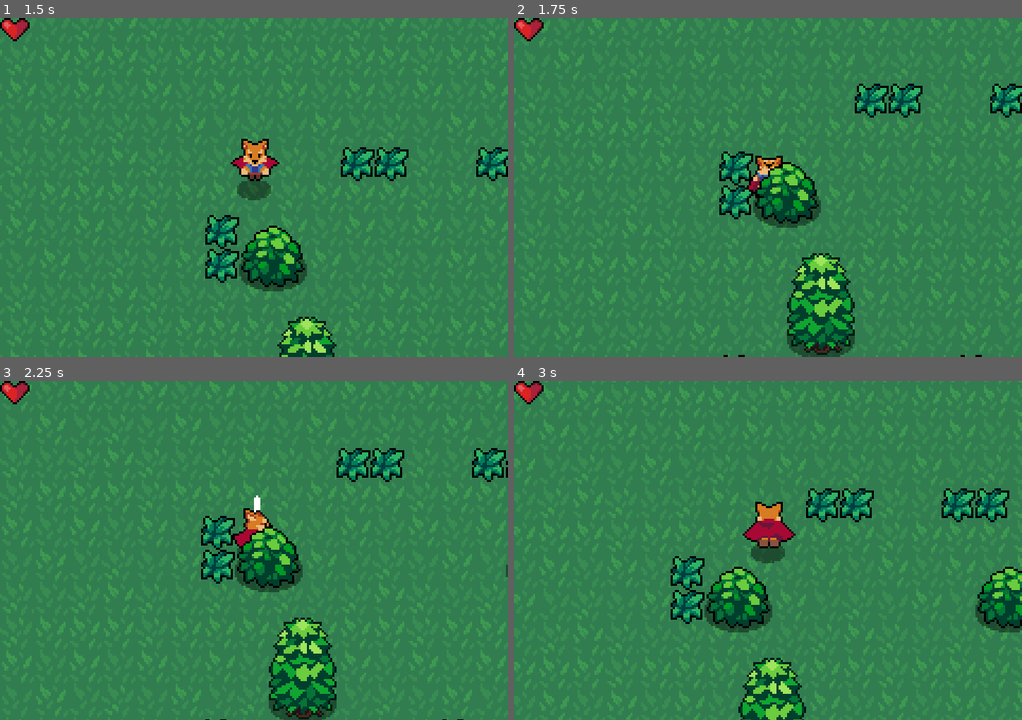
Above: before the commit, frames 1-4 (two rows, left to right).
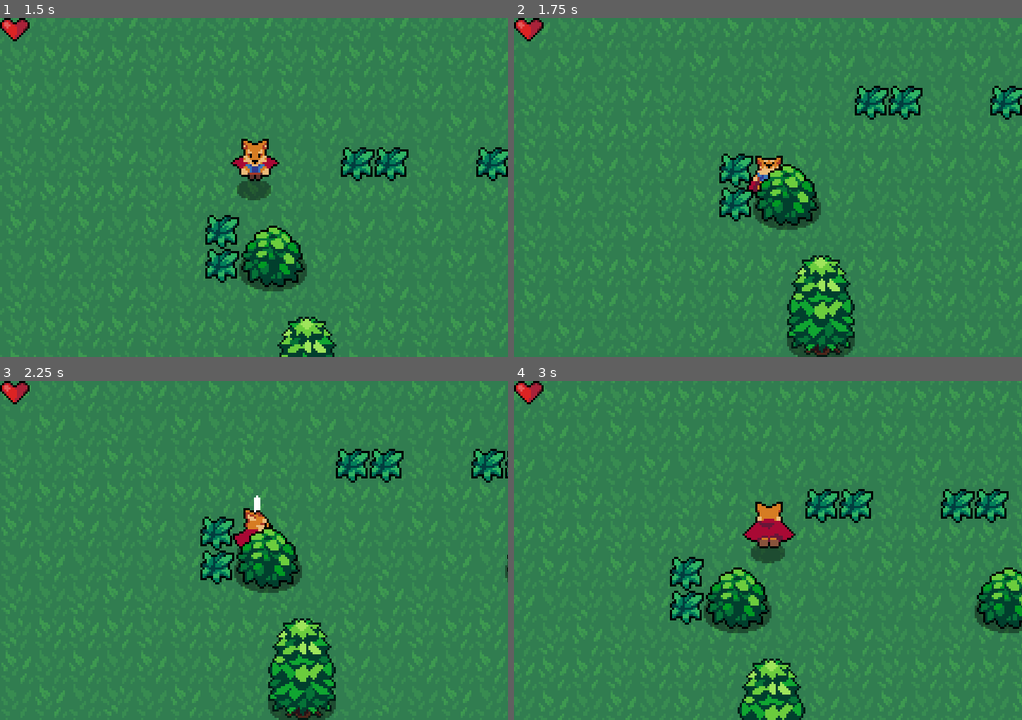
Above: after the commit, the same moments.

Repository: starkindustries/godot-tutorial
Game: Godot game, scene res://World.tscn
Same seed, same stepped clock (60 frames per second), same inputs: the game is played once before the commit and once after it.
Inputs (mouse positions are in pixels of both pictures, inside the frame that each line leads up to):
- Up to frame 1 (1.5 s): tap Enter at 0.5 s; move the mouse to (365, 170) at 0.52 s; hold D (ui_right) 0.53-1.28 s; click (365, 170) at 0.6 s; move the mouse to (152, 204) at 1.27 s; hold S (ui_down) from 1.28 s (still down); tap Space (roll) at 1.35 s
- Up to frame 2 (1.75 s): keep holding S (ui_down)
- Up to frame 3 (2.25 s): move the mouse to (304, 475) at 2.02 s; release S (ui_down) at 2.03 s; hold D (ui_right) from 2.03 s (still down); click (304, 475) at 2.1 s
- Up to frame 4 (3 s): move the mouse to (742, 618) at 2.77 s; release D (ui_right) at 2.78 s; hold W (ui_up) from 2.78 s (still down); tap Space (roll) at 2.85 s

Frame 1 is identical in both runs. In frame 2, 8.0% of the frame differs, in the area x 0-100%, y 0-100%; in frame 3, 5.3%; in frame 4, 5.7%.

Commit message:
Player and bat now collide with each other using HurtBox2 (created for troubleshooting collision bug). Need to port functionality from HurtBox to HurtBox2 and need to clean-up player and bat scenes.

Diff:
--- a/Enemies/Bat.tscn
+++ b/Enemies/Bat.tscn
@@ -1,15 +1,16 @@
-[gd_scene load_steps=26 format=3 uid="uid://bgnqa34558c1b"]
+[gd_scene load_steps=28 format=3 uid="uid://bgnqa34558c1b"]
 
 [ext_resource type="Texture2D" uid="uid://xlr5prxojd63" path="res://Enemies/Bat.png" id="1"]
 [ext_resource type="Texture2D" uid="uid://7lo7dpqe5sdm" path="res://Shadows/SmallShadow.png" id="2"]
-[ext_resource type="PackedScene" path="res://HitBoxes/HurtBox.tscn" id="3"]
+[ext_resource type="PackedScene" uid="uid://ca62r1f2qhpqb" path="res://HitBoxes/HurtBox.tscn" id="3"]
 [ext_resource type="Script" path="res://Enemies/Bat.gd" id="4"]
 [ext_resource type="PackedScene" path="res://Enemies/Stats.tscn" id="5"]
-[ext_resource type="PackedScene" path="res://Enemies/PlayerDetectionZone.tscn" id="6"]
-[ext_resource type="PackedScene" path="res://HitBoxes/HitBox.tscn" id="7"]
+[ext_resource type="PackedScene" uid="uid://y6et1tx1mjg3" path="res://Enemies/PlayerDetectionZone.tscn" id="6"]
+[ext_resource type="PackedScene" uid="uid://c300vv1lhylex" path="res://HitBoxes/HitBox.tscn" id="7"]
 [ext_resource type="PackedScene" path="res://HitBoxes/SoftCollision.tscn" id="8"]
 [ext_resource type="PackedScene" path="res://Enemies/WanderController.tscn" id="9"]
 [ext_resource type="Shader" path="res://WhiteColor.gdshader" id="10"]
+[ext_resource type="PackedScene" uid="uid://cppgfj756qldr" path="res://HitBoxes/HurtBox2.tscn" id="11_oglj2"]
 
 [sub_resource type="ShaderMaterial" id="14"]
 resource_local_to_scene = true
@@ -48,8 +49,8 @@
 radius = 4.0
 
 [sub_resource type="CapsuleShape2D" id="8"]
-radius = 3.0
-height = 6.0
+radius = 7.0
+height = 18.0
 
 [sub_resource type="CircleShape2D" id="9"]
 radius = 70.0071
@@ -98,6 +99,8 @@
 "Stop": SubResource("13")
 }
 
+[sub_resource type="CircleShape2D" id="CircleShape2D_h0i7r"]
+
 [node name="Bat" type="CharacterBody2D"]
 collision_layer = 16
 script = ExtResource("4")
@@ -113,11 +116,9 @@
 texture = ExtResource("2")
 
 [node name="CollisionShape2D" type="CollisionShape2D" parent="."]
-visible = false
 shape = SubResource("7")
 
 [node name="HurtBox" parent="." instance=ExtResource("3")]
-visible = false
 collision_layer = 8
 
 [node name="CollisionShape2D" parent="HurtBox" index="0"]
@@ -153,6 +154,11 @@
 "": SubResource("AnimationLibrary_7t8nl")
 }
 
+[node name="HurtBox2" parent="." instance=ExtResource("11_oglj2")]
+
+[node name="CollisionShape2D" parent="HurtBox2" index="0"]
+shape = SubResource("CircleShape2D_h0i7r")
+
 [connection signal="area_entered" from="HurtBox" to="." method="_on_HurtBox_area_entered"]
 [connection signal="invincibility_ended" from="HurtBox" to="." method="_on_HurtBox_invincibility_ended"]
 [connection signal="invincibility_started" from="HurtBox" to="." method="_on_HurtBox_invincibility_started"]
@@ -162,3 +168,4 @@
 [editable path="PlayerDetectionZone"]
 [editable path="HitBox"]
 [editable path="SoftCollision"]
+[editable path="HurtBox2"]
--- a/Enemies/PlayerDetectionZone.tscn
+++ b/Enemies/PlayerDetectionZone.tscn
@@ -1,12 +1,13 @@
-[gd_scene load_steps=2 format=2]
+[gd_scene load_steps=2 format=3 uid="uid://y6et1tx1mjg3"]
 
-[ext_resource path="res://Enemies/PlayerDetectionZone.gd" type="Script" id=1]
+[ext_resource type="Script" path="res://Enemies/PlayerDetectionZone.gd" id="1"]
 
 [node name="PlayerDetectionZone" type="Area2D"]
 collision_layer = 0
 collision_mask = 2
-script = ExtResource( 1 )
+script = ExtResource("1")
 
 [node name="CollisionShape2D" type="CollisionShape2D" parent="."]
+
 [connection signal="body_entered" from="." to="." method="_on_PlayerDetectionZone_body_entered"]
 [connection signal="body_exited" from="." to="." method="_on_PlayerDetectionZone_body_exited"]
--- a/HitBoxes/HitBox.tscn
+++ b/HitBoxes/HitBox.tscn
@@ -1,10 +1,10 @@
-[gd_scene load_steps=2 format=2]
+[gd_scene load_steps=2 format=3 uid="uid://c300vv1lhylex"]
 
-[ext_resource path="res://HitBoxes/HitBox.gd" type="Script" id=1]
+[ext_resource type="Script" path="res://HitBoxes/HitBox.gd" id="1"]
 
 [node name="HitBox" type="Area2D"]
 collision_layer = 0
 collision_mask = 0
-script = ExtResource( 1 )
+script = ExtResource("1")
 
 [node name="CollisionShape2D" type="CollisionShape2D" parent="."]
--- a/HitBoxes/HurtBox.tscn
+++ b/HitBoxes/HurtBox.tscn
@@ -1,15 +1,16 @@
-[gd_scene load_steps=2 format=2]
+[gd_scene load_steps=2 format=3 uid="uid://ca62r1f2qhpqb"]
 
-[ext_resource path="res://HitBoxes/HurtBox.gd" type="Script" id=1]
+[ext_resource type="Script" path="res://HitBoxes/HurtBox.gd" id="1"]
 
 [node name="HurtBox" type="Area2D"]
 collision_layer = 0
 collision_mask = 0
-script = ExtResource( 1 )
+script = ExtResource("1")
 
 [node name="CollisionShape2D" type="CollisionShape2D" parent="."]
 
 [node name="Timer" type="Timer" parent="."]
+
 [connection signal="invincibility_ended" from="." to="." method="_on_HurtBox_invincibility_ended"]
 [connection signal="invincibility_started" from="." to="." method="_on_HurtBox_invincibility_started"]
 [connection signal="timeout" from="Timer" to="." method="_on_Timer_timeout"]
--- /dev/null
+++ b/HitBoxes/HurtBox2.gd
@@ -0,0 +1,28 @@
+extends Area2D
+
+const HitEffect = preload("res://Effects/HitEffect.tscn")
+
+signal invincibility_started
+signal invincibility_ended
+
+@onready var timer = $Timer
+@onready var collisionShape = $CollisionShape2D
+
+func start_invincibility(duration):
+	emit_signal("invincibility_started")
+	timer.start(duration)
+
+func create_hit_effect():
+	var effect = HitEffect.instance()
+	var main = get_tree().current_scene
+	main.add_child(effect)
+	effect.global_position = global_position
+
+func _on_Timer_timeout():
+	emit_signal("invincibility_ended")
+
+func _on_HurtBox_invincibility_started():
+	collisionShape.set_deferred("disabled", true)
+
+func _on_HurtBox_invincibility_ended():
+	collisionShape.set_deferred("disabled", false)
--- /dev/null
+++ b/HitBoxes/HurtBox2.tscn
@@ -0,0 +1,12 @@
+[gd_scene load_steps=2 format=3 uid="uid://cppgfj756qldr"]
+
+[ext_resource type="Script" path="res://HitBoxes/HurtBox2.gd" id="1_cj0a2"]
+
+[node name="HurtBox2" type="Area2D"]
+script = ExtResource("1_cj0a2")
+
+[node name="CollisionShape2D" type="CollisionShape2D" parent="."]
+
+[node name="Timer" type="Timer" parent="."]
+
+[connection signal="timeout" from="Timer" to="." method="_on_Timer_timeout"]
--- a/Player/Player.gd
+++ b/Player/Player.gd
@@ -97,6 +97,7 @@
 	state = MOVE
 
 func _on_HurtBox_area_entered(area):
+	print("TEST _on_HurtBox_area_entered")
 	stats.health -= area.damage
 	hurtbox.start_invincibility(.6)
 	hurtbox.create_hit_effect()
@@ -109,3 +110,16 @@
 
 func _on_HurtBox_invincibility_ended():
 	blinkAnimationPlayer.play("Stop")
+
+
+func _on_hurt_box_2_area_entered(area):
+	print("TEST _on_hurt_box_2_area_entered")
+#	stats.health -= area.damage
+#	hurtbox.start_invincibility(.6)
+#	hurtbox.create_hit_effect()
+#	var playerHurtSound = PlayerHurtSound.instance()
+#	get_tree().current_scene.add_child(playerHurtSound)
+
+
+func _on_hurt_box_3_area_entered(area):
+	print("TEST _on_hurt_box_3_area_entered")
--- a/Player/Player.tscn
+++ b/Player/Player.tscn
@@ -1,14 +1,16 @@
-[gd_scene load_steps=62 format=3 uid="uid://c02gkmf17lav0"]
+[gd_scene load_steps=65 format=3 uid="uid://c02gkmf17lav0"]
 
 [ext_resource type="Script" path="res://Player/Player.gd" id="1"]
 [ext_resource type="Texture2D" uid="uid://dnsi2mdtnkxuk" path="res://Player/Player.png" id="2"]
-[ext_resource type="PackedScene" path="res://HitBoxes/HitBox.tscn" id="3"]
+[ext_resource type="PackedScene" uid="uid://c300vv1lhylex" path="res://HitBoxes/HitBox.tscn" id="3"]
 [ext_resource type="Script" path="res://Player/SwordHitBox.gd" id="4"]
-[ext_resource type="PackedScene" path="res://HitBoxes/HurtBox.tscn" id="5"]
+[ext_resource type="PackedScene" uid="uid://ca62r1f2qhpqb" path="res://HitBoxes/HurtBox.tscn" id="5"]
 [ext_resource type="Texture2D" uid="uid://d15b4ynss6437" path="res://Shadows/MediumShadow.png" id="6"]
 [ext_resource type="AudioStream" uid="uid://6ctchcy8qmx1" path="res://Music and Sounds/Swipe.wav" id="7"]
 [ext_resource type="AudioStream" uid="uid://i7op2hjipbty" path="res://Music and Sounds/Evade.wav" id="8"]
 [ext_resource type="Shader" path="res://WhiteColor.gdshader" id="9"]
+[ext_resource type="PackedScene" uid="uid://cppgfj756qldr" path="res://HitBoxes/HurtBox2.tscn" id="10_if653"]
+[ext_resource type="PackedScene" uid="uid://b6hqr83edsapo" path="res://hurt_box_3.tscn" id="11_6csuh"]
 
 [sub_resource type="ShaderMaterial" id="48"]
 shader = ExtResource("9")
@@ -16,7 +18,7 @@
 
 [sub_resource type="CapsuleShape2D" id="1"]
 radius = 2.0
-height = 4.0
+height = 10.0
 
 [sub_resource type="Animation" id="2"]
 resource_name = "AttackDown"
@@ -740,8 +742,8 @@
 radius = 16.0
 
 [sub_resource type="CapsuleShape2D" id="47"]
-radius = 2.0
-height = 4.0
+radius = 5.0
+height = 12.0
 
 [sub_resource type="Animation" id="49"]
 resource_name = "Start"
@@ -780,6 +782,9 @@
 "Start": SubResource("49"),
 "Stop": SubResource("50")
 }
+
+[sub_resource type="CircleShape2D" id="CircleShape2D_eftb7"]
+radius = 20.025
 
 [node name="Player" type="CharacterBody2D"]
 collision_layer = 2
@@ -797,7 +802,6 @@
 frame = 7
 
 [node name="CollisionShape2D" type="CollisionShape2D" parent="."]
-visible = false
 rotation = 1.5708
 shape = SubResource("1")
 
@@ -843,9 +847,19 @@
 "": SubResource("AnimationLibrary_eyhws")
 }
 
+[node name="HurtBox2" parent="." instance=ExtResource("10_if653")]
+
+[node name="CollisionShape2D" parent="HurtBox2" index="0"]
+shape = SubResource("CircleShape2D_eftb7")
+
+[node name="HurtBox3" parent="." instance=ExtResource("11_6csuh")]
+
 [connection signal="area_entered" from="HurtBox" to="." method="_on_HurtBox_area_entered"]
 [connection signal="invincibility_ended" from="HurtBox" to="." method="_on_HurtBox_invincibility_ended"]
 [connection signal="invincibility_started" from="HurtBox" to="." method="_on_HurtBox_invincibility_started"]
+[connection signal="area_entered" from="HurtBox2" to="." method="_on_hurt_box_2_area_entered"]
+[connection signal="area_entered" from="HurtBox3" to="." method="_on_hurt_box_3_area_entered"]
 
 [editable path="HitBoxPivot/SwordHitBox"]
 [editable path="HurtBox"]
+[editable path="HurtBox2"]
--- /dev/null
+++ b/hurt_box_3.tscn
@@ -0,0 +1,8 @@
+[gd_scene load_steps=2 format=3 uid="uid://b6hqr83edsapo"]
+
+[sub_resource type="CircleShape2D" id="CircleShape2D_6yvlh"]
+
+[node name="HurtBox3" type="Area2D"]
+
+[node name="CollisionShape2D" type="CollisionShape2D" parent="."]
+shape = SubResource("CircleShape2D_6yvlh")
Not shown: 1 places in World/Grass.tscn that only renumber resources
